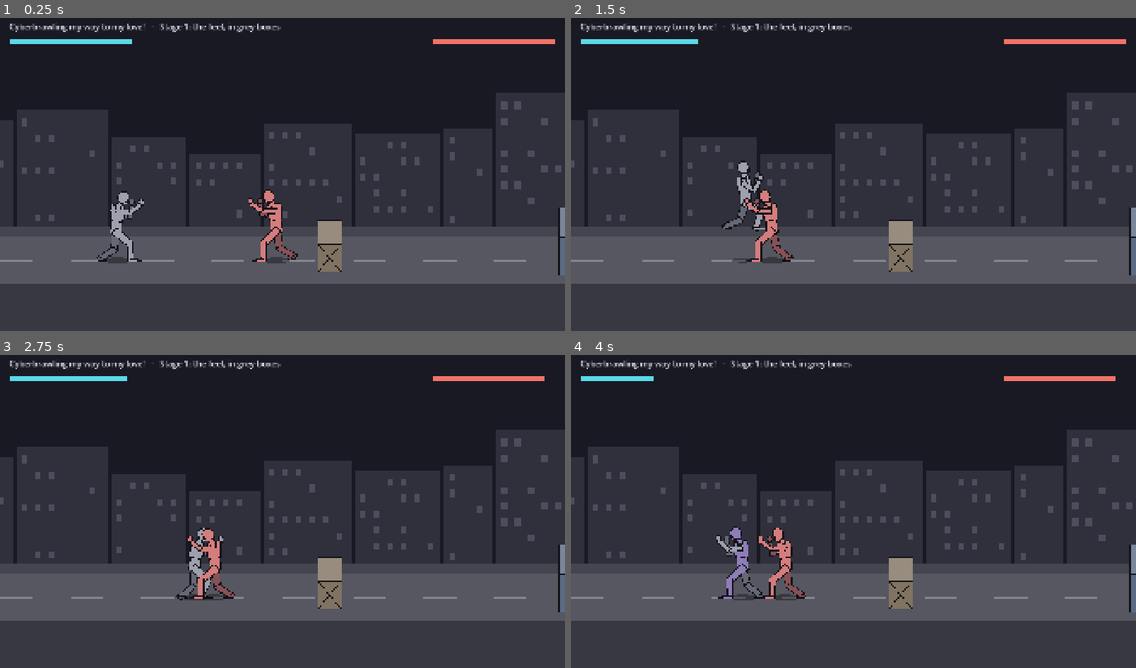
Above: before the commit, frames 1-4 (two rows, left to right).
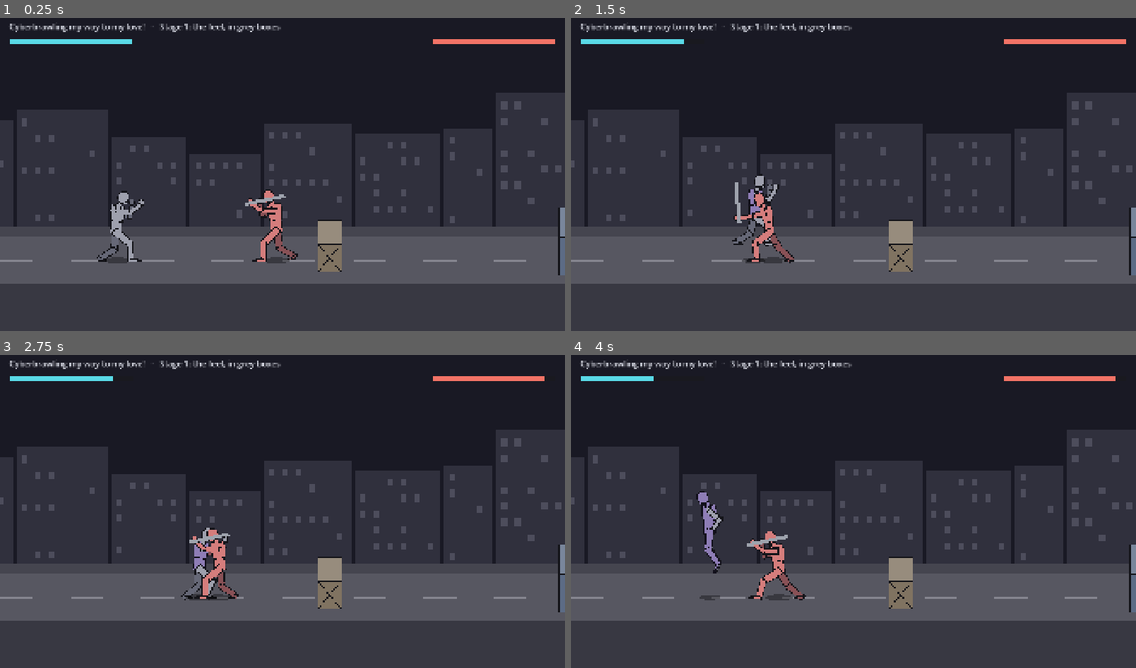
Above: after the commit, the same moments.

Repository: jetomev/cyberbrawling-my-way-to-my-love
Game: Godot game, scene res://scenes/main.tscn
The game is run twice, just before and just after one commit, with the same random seed, the same clock (stepped at 60 frames per second) and the same inputs.
Inputs (mouse positions are in pixels of both pictures, inside the frame that each line leads up to):
- Up to frame 1 (0.25 s): no input
- Up to frame 2 (1.5 s): tap Enter at 0.5 s; move the mouse to (977, 155) at 0.52 s; hold Right (move_right) 0.53-1.25 s; hold D (block) 0.53-1.25 s; click (977, 155) at 0.67 s; tap Space (jump) at 0.77, 1.07 s; tap S (kick) at 0.8 s; drag from (740, 187) to (825, 237) at 1.27 s
- Up to frame 3 (2.75 s): move the mouse to (339, 439) at 2.02 s; hold Right (move_right) from 2.03 s (still down); tap A (punch) at 2.1 s; tap C (roll) at 2.3 s
- Up to frame 4 (4 s): release Right (move_right) at 2.75 s; drag from (825, 574) to (684, 461) at 2.77 s; move the mouse to (1023, 558) at 3.52 s; hold Left (move_left) from 3.53 s (still down); hold W (run) from 3.53 s (still down); tap Space (jump) at 3.77 s; tap X (stance) at 3.8 s

The runs differ from the first frame. In frame 1, less than 0.1% of the frame differs, in the area x 43-51%, y 56-61%; in frame 2, 1.4%; in frame 3, 1.1%; in frame 4, 2.2%, in the area x 22-42%, y 43-79%.

Commit message:
weapons: pick one up, swing it, it wears out
DESIGN, Fighting: melee weapons only, taken from enemies; each feels
different (knife fast and short, sword a wide sweep, bat big knockback, pipe
and wrench heavy); D-14: weapons wear out after a number of hits.
- weapons.gd: knife, stick, pipe, wrench, bat, sword (damage, reach, speed,
  hits, what the smash does); the swing, backswing and overhead smash.
- Holding one, the punch button (A) swings it: three presses chain swing,
  backswing, smash (the smash is a finisher and wears it twice as fast). No new
  key: Javier's final keys stand. A broken lead arm can't swing it (a jab).
- Walking over a loose weapon with an empty hand picks it up; disarmed or
  knocked down he drops it; worn through it breaks (fight events: worn).
- The thugs carry pipes and swing them; poses for the three blows; the weapon
  drawn in the lead hand (grey-box stand-in for the team's art).
Tests 187 -> 195. Checked failing first: with pick-up and wear switched off,
5 checks go red.

Co-Authored-By: Claude Opus 5.5 <noreply@anthropic.com>

Diff:
--- a/game/scripts/present/hero_view.gd
+++ b/game/scripts/present/hero_view.gd
@@ -25,6 +25,12 @@
 ## Pain on the drawing (D-9, no blood): each part's tint by its stage, fresh / bruised (purple) / swollen (red, and a
 ## swollen head puffs up) / broken (dark); the grey-box stand-in for the real art's damage sheets.
 const PAIN_TINT := [Color.WHITE, Color(0.9, 0.78, 1.05), Color(1.12, 0.72, 0.74), Color(0.78, 0.55, 0.62)]
+## The weapon in the lead hand, drawn through the fist: its length and colour by kind (the team's art replaces it).
+const WEAPON_LOOK := {"knife": [56.0, 8.0, Color(0.85, 0.87, 0.9)], "stick": [130.0, 10.0, Color(0.55, 0.42, 0.28)],
+	"pipe": [120.0, 12.0, Color(0.62, 0.64, 0.68)], "wrench": [80.0, 14.0, Color(0.5, 0.52, 0.56)],
+	"bat": [130.0, 16.0, Color(0.72, 0.58, 0.38)], "sword": [160.0, 9.0, Color(0.88, 0.9, 0.95)]}
+var weapon_drawn := ""
+var weapon_node: Polygon2D
 const PAIN_BONES := {
 	"head": ["head", "neck"], "chest": ["chest", "belly"],
 	"arm_f": ["arm_f_upper", "arm_f_lower", "hand_f"], "arm_b": ["arm_b_upper", "arm_b_lower", "hand_b"],
@@ -211,8 +217,30 @@
 				part.modulate = PAIN_TINT[stage]
 			else:
 				part.modulate *= PAIN_TINT[stage]
+	_show_weapon(f.weapon)
 	var head_part: Node2D = bones["head"].get_node("Part")
 	head_part.scale = Vector2.ONE * (1.1 if f.pain_stage("head") >= 2 else 1.0)
+
+
+func _show_weapon(kind: String) -> void:
+	if kind == weapon_drawn:
+		return
+	weapon_drawn = kind
+	if weapon_node == null:
+		weapon_node = Polygon2D.new()
+		weapon_node.name = "Weapon"
+		weapon_node.rotation_degrees = -78.0  # held through the fist, pointing up and forward from the hand
+		weapon_node.z_index = 1
+		bones["hand_f"].add_child(weapon_node)
+	weapon_node.visible = WEAPON_LOOK.has(kind)
+	if not weapon_node.visible:
+		return
+	var look: Array = WEAPON_LOOK[kind]
+	var l: float = look[0]
+	var w: float = look[1] * 0.5
+	weapon_node.polygon = PackedVector2Array([Vector2(-18, -w), Vector2(l, -w * (0.4 if kind in ["knife", "sword"] else 1.0)),
+		Vector2(l, w * (0.4 if kind in ["knife", "sword"] else 1.0)), Vector2(-18, w)])
+	weapon_node.color = look[2]
 
 
 ## Where the hips, hands, feet and the top of the head are drawn right now, in this view's own space (its origin is the spot under the
--- a/game/scripts/present/main.gd
+++ b/game/scripts/present/main.gd
@@ -143,7 +143,7 @@
 	var f = Fighter.new(t, clampf(at_x, tune["street_left"] + 100.0, tune["street_right"] - 100.0), 80.0, world)
 	f.team = 1
 	f.facing = -1 if f.x > hero.x else 1
-	f.weapon = "pipe"
+	f.take_weapon("pipe")
 	spawned += 1
 	var view = HeroView.new(ENEMY_TINT)
 	view.name = "Thug%d" % spawned
--- a/game/scripts/present/poses.gd
+++ b/game/scripts/present/poses.gd
@@ -442,6 +442,28 @@
 	# thrown up by the uppercut: arched back, limbs loose, coming round onto his back
 	"launch": [["start", {"torso": -20.0, "head": -40.0, "cover_f": 0.0, "cover_b": 0.0, "arm_f_upper": 60.0, "arm_f_lower": -30.0, "arm_b_upper": 90.0, "arm_b_lower": -20.0, "leg_f_upper": -20.0, "leg_f_lower": 30.0, "leg_b_upper": 10.0, "leg_b_lower": 30.0, "tumble": -15.0}],
 		["fall_mid", {"torso": -10.0, "head": -20.0, "cover_f": 0.0, "cover_b": 0.0, "arm_f_upper": 90.0, "arm_f_lower": -20.0, "arm_b_upper": 110.0, "arm_b_lower": -20.0, "leg_f_upper": -50.0, "leg_f_lower": 40.0, "leg_b_upper": -20.0, "leg_b_lower": 40.0, "tumble": -60.0}]],
+	# the weapon blows (weapons.gd), the weapon in the lead hand: the swing comes from behind the shoulder, across and
+	# level, the hips leading; the backswing cocks high across the body and cuts back down the other way; the overhead
+	# smash lifts it high over the head and brings it straight down, the whole body over it
+	"swing": [["start", {}],
+		["windup", {"cover_f": 0.0, "arm_f_upper": 40.0, "arm_f_lower": -70.0, "turn": -25.0, "hip_turn": -6.0, "hip_x": -6.0, "torso": 6.0}],
+		["active", {"cover_f": 0.0, "arm_f_upper": -92.0, "arm_f_lower": -6.0, "turn": 35.0, "hip_turn": 12.0, "hip_x": 12.0, "torso": 16.0, "step_f": 10.0}],
+		["active_end", {"cover_f": 0.0, "arm_f_upper": -92.0, "arm_f_lower": -6.0, "turn": 35.0, "hip_turn": 12.0, "hip_x": 12.0, "torso": 16.0, "step_f": 10.0}],
+		["follow", {"cover_f": 0.0, "arm_f_upper": -120.0, "arm_f_lower": -40.0, "turn": 45.0, "hip_turn": 14.0, "hip_x": 8.0, "torso": 14.0, "step_f": 6.0}],
+		["end", {}]],
+	"backswing": [["start", {}],
+		["windup", {"cover_f": 0.0, "arm_f_upper": -150.0, "arm_f_lower": -50.0, "turn": 40.0, "hip_turn": 10.0, "torso": 4.0}],
+		["active", {"cover_f": 0.0, "arm_f_upper": -78.0, "arm_f_lower": 0.0, "turn": -10.0, "hip_turn": -4.0, "hip_x": 10.0, "torso": 18.0, "step_f": 8.0}],
+		["active_end", {"cover_f": 0.0, "arm_f_upper": -78.0, "arm_f_lower": 0.0, "turn": -10.0, "hip_turn": -4.0, "hip_x": 10.0, "torso": 18.0, "step_f": 8.0}],
+		["follow", {"cover_f": 0.0, "arm_f_upper": -40.0, "arm_f_lower": -20.0, "turn": -20.0, "hip_x": 4.0, "torso": 14.0}],
+		["end", {}]],
+	"smash": [["start", {}],
+		["windup", {"cover_f": 0.0, "cover_b": 0.0, "arm_f_upper": -178.0, "arm_f_lower": -40.0, "arm_b_upper": -160.0, "arm_b_lower": -50.0, "torso": -8.0, "head": 10.0, "hip_x": -10.0, "rise_b": 0.3}],
+		["load", {"cover_f": 0.0, "cover_b": 0.0, "arm_f_upper": -178.0, "arm_f_lower": -40.0, "arm_b_upper": -160.0, "arm_b_lower": -50.0, "torso": -8.0, "head": 10.0, "hip_x": -10.0, "rise_b": 0.3}],
+		["active", {"cover_f": 0.0, "cover_b": 0.0, "arm_f_upper": -70.0, "arm_f_lower": 0.0, "arm_b_upper": -60.0, "arm_b_lower": -20.0, "torso": 30.0, "head": -6.0, "hip_x": 16.0, "hip_y": 14.0, "step_f": 14.0}],
+		["active_end", {"cover_f": 0.0, "cover_b": 0.0, "arm_f_upper": -70.0, "arm_f_lower": 0.0, "arm_b_upper": -60.0, "arm_b_lower": -20.0, "torso": 30.0, "head": -6.0, "hip_x": 16.0, "hip_y": 14.0, "step_f": 14.0}],
+		["follow", {"cover_f": 0.0, "cover_b": 0.0, "arm_f_upper": -45.0, "arm_f_lower": 0.0, "arm_b_upper": -40.0, "arm_b_lower": -20.0, "torso": 34.0, "head": -10.0, "hip_x": 14.0, "hip_y": 16.0, "step_f": 14.0}],
+		["end", {}]],
 	# X switches stance (Javier, 2026-11-02 18:48): the guard eases down to standing easy, and back up again
 	"to_walk": [["start", {"feet": 1.0}], ["end", STAND]],
 	"to_fight": [["start", STAND], ["end", {"feet": 1.0}]]
--- a/game/scripts/sim/fight.gd
+++ b/game/scripts/sim/fight.gd
@@ -19,7 +19,7 @@
 
 ## Settles this tick's blows. Returns what happened, one entry per blow that landed:
 ## {attacker, target, result ("hit", "blocked", "perfect", "evaded"), move, drop (what fell, or ""), counter (caught
-## winding up), broke (the part the blow broke, or "")}.
+## winding up), broke (the part the blow broke, or ""), worn (the weapon that broke on it, or "")}.
 func step(fighters: Array, world = null) -> Array:
 	var events := []
 	for a in fighters:
@@ -58,15 +58,17 @@
 					drop = _disarm(a, world)
 			if result == "hit":
 				a.finishers_taken = 0  # landing a blow of his own breaks a run of combos on him
+			var worn := ""
+			if result in ["hit", "blocked"]:
+				worn = a.wear(blow.get("wear", 0))  # a weapon wears on every blow that meets something
 			events.append({"attacker": a, "target": d, "result": result, "move": a.state, "drop": drop, "counter": winding_up and result == "hit",
-				"broke": d.just_broke})
+				"broke": d.just_broke, "worn": worn})
 		_hit[id] = seen
 	return events
 
 
 static func _disarm(f, world) -> String:
-	var what: String = f.weapon
-	f.weapon = ""
+	var what: String = f.drop_weapon()
 	if world != null:
 		world.drop(what, f.x, f.z)
 	return what
--- a/game/scripts/sim/fighter.gd
+++ b/game/scripts/sim/fighter.gd
@@ -14,6 +14,7 @@
 
 const Tuning := preload("res://scripts/sim/tuning.gd")
 const Moves := preload("res://scripts/sim/moves.gd")
+const Weapons := preload("res://scripts/sim/weapons.gd")
 
 const GROUND_STATES := ["idle", "walk", "stand", "stroll", "run"]
 const SWITCH_STATES := ["to_walk", "to_fight"]
@@ -51,7 +52,8 @@
 var team := 0  # 0 = the hero's side; blows only land on the other team
 var max_health := 20.0
 var health := 20.0
-var weapon := ""  # what this fighter carries ("pipe", …); an enemy drops it when knocked down
+var weapon := ""  # what this fighter carries ("pipe", …); an enemy drops it when knocked down (take_weapon())
+var weapon_hits_left := 0  # it wears out (D-14)
 var knock_dir := 1  # which way the last blow drove him (+1 right, -1 left)
 var finishers_taken := 0  # combo finishers landed on him in a row (D-19: two make him dizzy)
 var last_finisher := -1000  # the tick the last one landed
@@ -205,6 +207,12 @@
 			z = nz
 	if state == "climb":
 		return
+	# walking over a weapon with an empty hand picks it up (the bag for more than one comes with Stage 4)
+	if weapon == "" and world != null and not world.items.is_empty():
+		var it: Dictionary = Weapons.within_reach(world.items, x, z)
+		if not it.is_empty():
+			world.items.erase(it)
+			take_weapon(it["kind"])
 	if world != null and world.floor_at(x, z, y) < y - 0.5:
 		vy = 0.0  # walked off an edge: fall
 		_enter("jump")
@@ -282,10 +290,18 @@
 		chain = ""
 		chain_left = 0
 		_enter("sweep")
+	elif action == "punch" and weapon != "" and not broken("arm_f"):
+		# holding a weapon, the punch button swings it: swing, backswing, overhead smash (a broken arm can't)
+		vx = 0.0
+		attack_serial += 1
+		var link: Array = Weapons.next(chain if chain.begins_with("W") else "", "W")
+		chain = link[0]
+		chain_left = 0
+		_enter(link[1])
 	else:
 		vx = 0.0
 		attack_serial += 1
-		var link: Array = Moves.next(chain, "P" if action == "punch" else "K")
+		var link: Array = Moves.next(chain if not chain.begins_with("W") else "", "P" if action == "punch" else "K")
 		chain = link[0]
 		chain_left = 0
 		_enter(link[1])
@@ -375,6 +391,31 @@
 		just_broke = part
 
 
+## Takes a weapon in hand, fresh, with all its hits to come.
+func take_weapon(kind: String) -> void:
+	weapon = kind
+	weapon_hits_left = Weapons.TABLE[kind]["hits"] if Weapons.is_weapon(kind) else 0
+	tune["weapon"] = kind
+
+
+## Lets go of it (knocked loose, knocked down, worn out); returns what it was.
+func drop_weapon() -> String:
+	var was := weapon
+	weapon = ""
+	weapon_hits_left = 0
+	tune.erase("weapon")
+	return was
+
+
+## A blow with the weapon landed (on a body or a guard): it wears; worn through, it breaks and is gone. Returns what
+## broke, or "".
+func wear(amount: int) -> String:
+	if weapon == "" or amount <= 0:
+		return ""
+	weapon_hits_left -= amount
+	return drop_weapon() if weapon_hits_left <= 0 else ""
+
+
 ## Between levels the body mends (the hero carries his damage into the boss fight; DESIGN).
 func heal() -> void:
 	for part in pain:
--- a/game/scripts/sim/moves.gd
+++ b/game/scripts/sim/moves.gd
@@ -15,6 +15,9 @@
 ## The jab, the opening kick (now the low kick) and the flying kick take their timing and reach from the tuning table
 ## (the feel lab edits them).
 const TUNED := ["punch", "kick", "air_kick"]
+## The weapon blows (swing, backswing, smash) are moves too; their numbers come from the weapon in hand, which the
+## fighter keeps in its tuning as "weapon" (weapons.gd).
+const Weapons := preload("res://scripts/sim/weapons.gd")
 
 const TABLE := {
 	# opener P: the jab
@@ -72,7 +75,7 @@
 
 
 static func is_move(name: String) -> bool:
-	return TABLE.has(name)
+	return TABLE.has(name) or Weapons.is_swing(name)
 
 
 static func is_air(name: String) -> bool:
@@ -81,6 +84,9 @@
 
 ## The full data for a move, with the tuned moves' timing and reach read from the tuning table.
 static func data(name: String, tune: Dictionary) -> Dictionary:
+	if Weapons.is_swing(name):
+		var held: String = tune.get("weapon", "")
+		return Weapons.swing_data(name, held if Weapons.is_weapon(held) else "stick")
 	var d: Dictionary = TABLE[name].duplicate()
 	if name in TUNED:
 		for k in ["startup", "active", "recovery", "reach"]:
@@ -94,6 +100,8 @@
 ## True for the blow that ends a three-press chain (the power punch, the side kick, …): two of them landing in a row
 ## on one enemy make him dizzy (D-19).
 static func is_finisher(name: String) -> bool:
+	if name == "smash":
+		return true  # the weapon chain's third blow
 	for seq in COMBOS:
 		if (seq as String).length() >= FINISHER_LENGTH and COMBOS[seq] == name:
 			return true
--- /dev/null
+++ b/game/scripts/sim/weapons.gd
@@ -0,0 +1,68 @@
+extends RefCounted
+## The melee weapons (DESIGN, Fighting: bats, pipes, wrenches, sticks, knives, swords; no guns), taken from enemies,
+## carried in the hand. Each feels different (DESIGN: the knife fast and short, the sword a wide sweep, the bat big
+## knockback, the pipe and wrench heavy) and wears out after a number of hits (D-14). Holding one, the punch button
+## swings it: three presses chain swing, backswing, overhead smash (DESIGN, "Still to come, with weapons"; the smash
+## wears the weapon faster). A broken arm can't swing one (DESIGN, Pain).
+##
+## Per weapon: what it adds to a swing's damage, its reach (px from the body's centre), how much faster (-) or slower
+## (+) it comes out and recovers, in ticks, how many hits it lasts, and what the overhead smash does.
+
+const TABLE := {
+	"knife": {"damage": 1.0, "reach": 120.0, "speed": -3, "hits": 14, "smash": "stagger"},
+	"stick": {"damage": 1.0, "reach": 160.0, "speed": -1, "hits": 8, "smash": "stagger"},
+	"pipe": {"damage": 2.0, "reach": 165.0, "speed": 2, "hits": 12, "smash": "knockdown"},
+	"wrench": {"damage": 2.0, "reach": 145.0, "speed": 2, "hits": 16, "smash": "knockdown"},
+	"bat": {"damage": 2.0, "reach": 175.0, "speed": 1, "hits": 10, "smash": "push"},
+	"sword": {"damage": 3.0, "reach": 200.0, "speed": 0, "hits": 20, "smash": "knockdown"},
+}
+
+## The three weapon blows, before a weapon's own numbers: the swing across, the backswing, the overhead smash.
+const SWINGS := {
+	"swing": {"startup": 7, "active": 4, "recovery": 12, "low": 120.0, "high": 260.0, "damage": 1, "effect": "",
+		"limb": "hand_f", "wear": 1},
+	"backswing": {"startup": 6, "active": 4, "recovery": 12, "low": 120.0, "high": 260.0, "damage": 1, "effect": "",
+		"limb": "hand_f", "wear": 1},
+	"smash": {"startup": 12, "active": 5, "recovery": 20, "low": 140.0, "high": 300.0, "damage": 2, "effect": "",
+		"limb": "hand_f", "wear": 2},
+}
+const CHAIN := {"W": "swing", "WW": "backswing", "WWW": "smash"}
+const PICK_UP_REACH := 40.0  # standing this close (along the street and its depth) to a loose weapon picks it up
+
+
+static func is_weapon(kind: String) -> bool:
+	return TABLE.has(kind)
+
+
+static func is_swing(move: String) -> bool:
+	return SWINGS.has(move)
+
+
+## A weapon blow's full data with the weapon held: the base swing plus the weapon's damage, reach and speed; the smash
+## takes the weapon's own effect.
+static func swing_data(move: String, weapon: String) -> Dictionary:
+	var d: Dictionary = SWINGS[move].duplicate()
+	var w: Dictionary = TABLE[weapon]
+	d["damage"] = d["damage"] + w["damage"]
+	d["reach"] = w["reach"]
+	d["startup"] = maxi(2, d["startup"] + w["speed"])
+	d["recovery"] = maxi(4, d["recovery"] + w["speed"] * 2)
+	if move == "smash":
+		d["effect"] = w["smash"]
+	return d
+
+
+## The next link of a weapon chain, like moves.gd's next(): [chain so far, the move it plays].
+static func next(chain: String, press: String) -> Array:
+	var seq := chain + press
+	if not CHAIN.has(seq):
+		seq = press
+	return ["" if seq.length() >= 3 else seq, CHAIN[seq]]
+
+
+## The loose weapon a fighter standing at (x, z) can pick up from the street's items, or {}.
+static func within_reach(items: Array, x: float, z: float) -> Dictionary:
+	for it in items:
+		if is_weapon(it["kind"]) and absf(it["x"] - x) <= PICK_UP_REACH and absf(it["z"] - z) <= PICK_UP_REACH:
+			return it
+	return {}
--- a/game/tests/test_enemy.gd
+++ b/game/tests/test_enemy.gd
@@ -186,7 +186,7 @@
 	var p = pair()
 	var w = StreetWorld.new()
 	p[1].health = 1.0
-	p[1].weapon = "pipe"
+	p[1].take_weapon("pipe")
 	var events := play(p[0], p[1], [{"punch": true}], 200, null, w)
 	eq(events[0]["drop"], "pipe", "knocked down, he drops the pipe")
 	eq(w.items.size(), 1, "it lies on the street")
@@ -292,13 +292,12 @@
 func test_a_perfect_block_disarms_him() -> void:
 	var p = pair()
 	var w = StreetWorld.new()
-	p[0].weapon = "pipe"  # the attacker carries the pipe this time
-	p[1].step({"block": true})
+	p[0].take_weapon("pipe")  # the attacker carries the pipe this time: a slower swing, so the guard goes up late
 	var f := Fight.new()
 	var events := []
 	p[0].step({"punch": true})
-	for i in 20:
-		p[1].step({"block": true})
+	for i in 30:
+		p[1].step({"block": i >= 4})
 		events.append_array(f.step([p[0], p[1]], w))
 		p[0].step({})
 	eq(events[0]["result"], "perfect", "a perfect block")
@@ -310,7 +309,7 @@
 func test_a_counter_disarms_him() -> void:
 	var p = pair()
 	var w = StreetWorld.new()
-	p[1].weapon = "pipe"
+	p[1].take_weapon("pipe")
 	p[1].health = 99.0
 	p[1].facing = -1
 	p[1].step({"kick": true})  # he starts a kick: slower to come out than the hero's jab
--- /dev/null
+++ b/game/tests/test_weapons.gd
@@ -0,0 +1,131 @@
+extends "res://tests/test_case.gd"
+## Weapons in the hand (Stage 1): each weapon feels different, walking over one picks it up, holding one the punch
+## button swings it (swing, backswing, overhead smash), it wears out after its hits, a broken arm can't swing it, and
+## an enemy carrying one swings it too.
+
+const Fighter := preload("res://scripts/sim/fighter.gd")
+const Fight := preload("res://scripts/sim/fight.gd")
+const Weapons := preload("res://scripts/sim/weapons.gd")
+const Moves := preload("res://scripts/sim/moves.gd")
+const StreetWorld := preload("res://scripts/sim/street_world.gd")
+const Tuning := preload("res://scripts/sim/tuning.gd")
+
+
+func armed(kind := "pipe"):
+	var f = Fighter.new(Tuning.fresh(), 400.0, 80.0)
+	f.take_weapon(kind)
+	return f
+
+
+func test_each_weapon_feels_different() -> void:
+	for kind in Weapons.TABLE:
+		var w: Dictionary = Weapons.TABLE[kind]
+		for k in ["damage", "reach", "speed", "hits", "smash"]:
+			check(w.has(k), "%s has its %s" % [kind, k])
+	var knife := Weapons.swing_data("swing", "knife")
+	for kind in Weapons.TABLE:
+		if kind != "knife":
+			var d := Weapons.swing_data("swing", kind)
+			check(knife["startup"] < d["startup"], "the knife comes out faster than the %s" % kind)
+			check(knife["reach"] < d["reach"] or kind == "wrench" or kind == "knife", "and is shorter than the %s" % kind)
+	var sword := Weapons.swing_data("swing", "sword")
+	for kind in Weapons.TABLE:
+		check(sword["reach"] >= Weapons.swing_data("swing", kind)["reach"], "the sword reaches furthest (vs %s)" % kind)
+	eq(Weapons.swing_data("smash", "bat")["effect"], "push", "the bat's smash sends him flying back")
+	check(Weapons.swing_data("swing", "pipe")["damage"] > Weapons.swing_data("swing", "knife")["damage"], "the pipe hits heavier than the knife")
+
+
+func test_walking_over_a_weapon_picks_it_up() -> void:
+	var w = StreetWorld.new()
+	w.drop("bat", 500.0, 80.0)
+	var f = Fighter.new(Tuning.fresh(), 400.0, 80.0, w)
+	for i in 40:
+		f.step({"mx": 1.0})
+	eq(f.weapon, "bat", "walking over the bat, he picks it up")
+	eq(w.items.size(), 0, "it's gone from the street")
+	w.drop("knife", f.x + 30.0, 80.0)
+	for i in 20:
+		f.step({"mx": 1.0})
+	eq(f.weapon, "bat", "his hand is full: the knife stays where it lies")
+	eq(w.items.size(), 1, "on the street")
+
+
+func test_holding_one_the_punch_button_swings_it() -> void:
+	var f = armed("pipe")
+	var seen := []
+	for i in 120:
+		f.step({"punch": i % 16 == 0 and i < 48})
+		if seen.is_empty() or seen[-1] != f.state:
+			seen.append(f.state)
+	for m in ["swing", "backswing", "smash"]:
+		check(m in seen, "three presses: %s (saw %s)" % [m, seen])
+	check(not "punch" in seen, "no fists while holding the pipe")
+	var g = armed("pipe")
+	g.step({"punch": true})
+	for i in 10:
+		g.step({})
+	eq(g.move()["reach"], Weapons.TABLE["pipe"]["reach"], "the swing reaches as far as the pipe does")
+
+
+func test_the_smash_is_a_finisher() -> void:
+	check(Moves.is_finisher("smash"), "the overhead smash ends a chain (two in a row: dizzy)")
+	check(not Moves.is_finisher("swing"), "the swing doesn't")
+
+
+func test_a_weapon_wears_out() -> void:
+	var f = armed("stick")
+	var target = Fighter.new(Tuning.fresh(), 520.0, 80.0)
+	target.team = 1
+	target.health = 999.0
+	var fight := Fight.new()
+	var worn := ""
+	for i in 1200:
+		f.step({"punch": i % 30 == 0})
+		target.step({})
+		if target.state in ["down", "knockdown"]:
+			target.health = 999.0
+		for e in fight.step([f, target]):
+			if e["worn"] != "":
+				worn = e["worn"]
+		target.x = 520.0
+		target.state = "idle" if target.state in ["down", "get_up", "knockdown"] else target.state
+		if f.weapon == "":
+			break
+	eq(worn, "stick", "after its hits the stick breaks, and the fight says so")
+	eq(f.weapon, "", "his hand is empty")
+
+
+func test_a_broken_arm_cant_swing_it() -> void:
+	var f = armed("pipe")
+	f.pain["arm_f"] = 99.0
+	f.step({"punch": true})
+	eq(f.state, "punch", "with his lead arm broken, the press throws a jab, not the pipe")
+
+
+func test_knocked_down_he_drops_it_and_is_back_to_fists() -> void:
+	var w = StreetWorld.new()
+	var f = Fighter.new(Tuning.fresh(), 400.0, 80.0, w)
+	f.take_weapon("sword")
+	var hero = Fighter.new(Tuning.fresh(), 300.0, 80.0, w)
+	f.team = 1
+	f.health = 1.0
+	var fight := Fight.new()
+	hero.step({"punch": true})
+	for i in 30:
+		hero.step({})
+		f.step({})
+		fight.step([hero, f], w)
+	eq(f.weapon, "", "knocked out, the sword drops")
+	eq(w.items[0]["kind"], "sword", "onto the street")
+	w.items.clear()  # (lying on it, he'd pick it straight back up)
+	f.health = 20.0
+	f._enter("idle")
+	f.step({"punch": true})
+	eq(f.state, "punch", "and his punch is a fist again")
+
+
+func test_an_enemy_swings_his_pipe() -> void:
+	var f = armed("pipe")
+	f.team = 1
+	f.step({"punch": true})
+	eq(f.state, "swing", "a thug with a pipe swings it")
Not shown, changed: TODO.md
